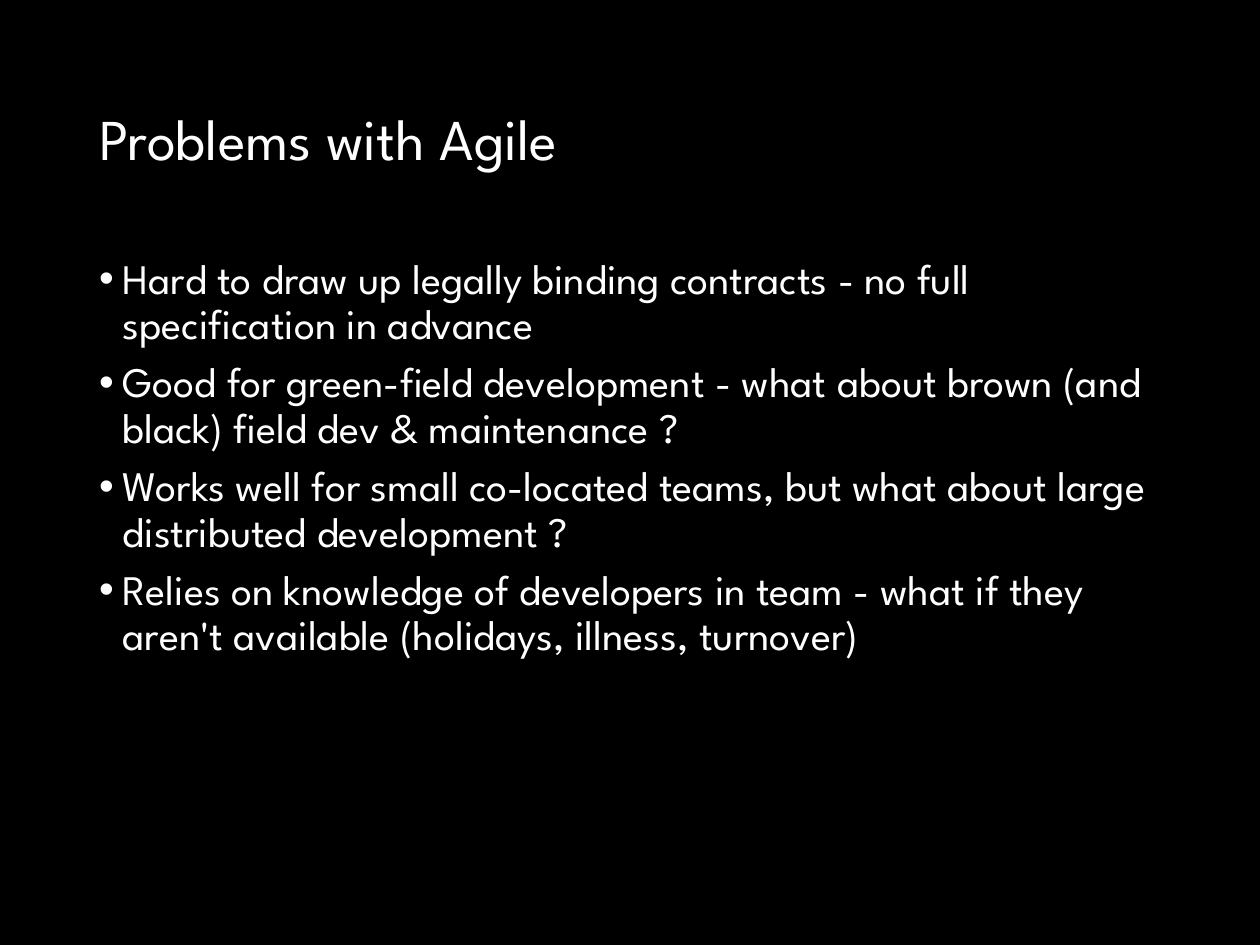
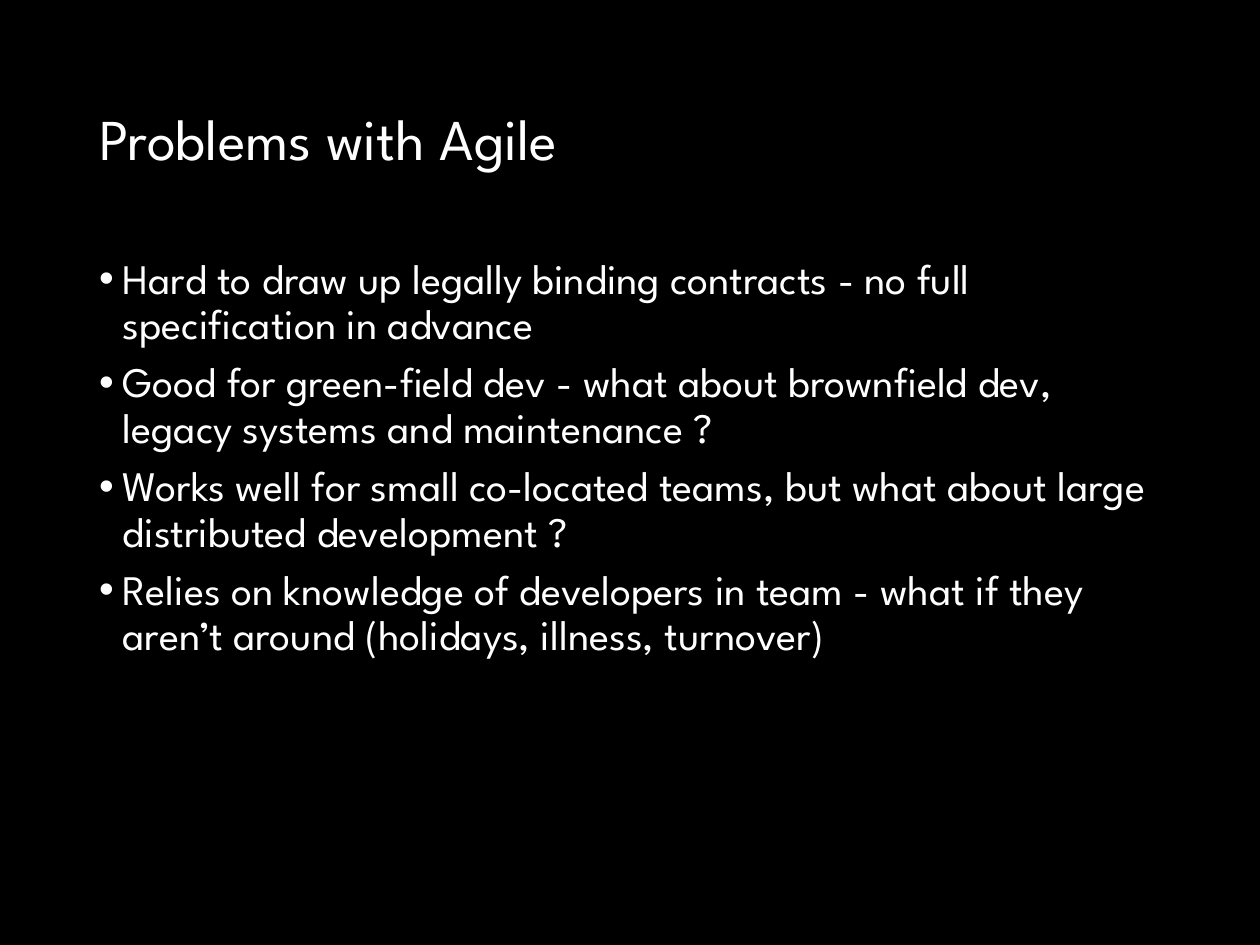
Before and after one commit to fossabot/SPE2018, a slide deck: slide 23 of Lecture Slides/04 Agile.pptx. Drawn at 1260x945 pixels with LibreOffice and Linux fonts; fonts in the diff are those of the drawing. Boxes give left, top, right and bottom in pixels: in the first picture for what was removed or moved away, otherwise in the second. Text is boxed around its words. In the diff, an @@ line names an element or a change of style, - is before the commit and + after.

```diff
--- a/Lecture Slides/04 Agile.pptx
+++ b/Lecture Slides/04 Agile.pptx
@@ text at bbox=[123, 367, 1052, 453]: text changed @@
-• Good for green-field development - what about brown (and black) field dev & maintenance ?
+• Good for green-field dev - what about brownfield dev, legacy systems and maintenance ?
@@ text at bbox=[123, 575, 1083, 659]: text changed @@
-• Relies on knowledge of developers in team - what if they aren't available (holidays, illness, turnover)
+• Relies on knowledge of developers in team - what if they aren’t around (holidays, illness, turnover)
```
Also in this commit, not shown: 16 other slides changed.
